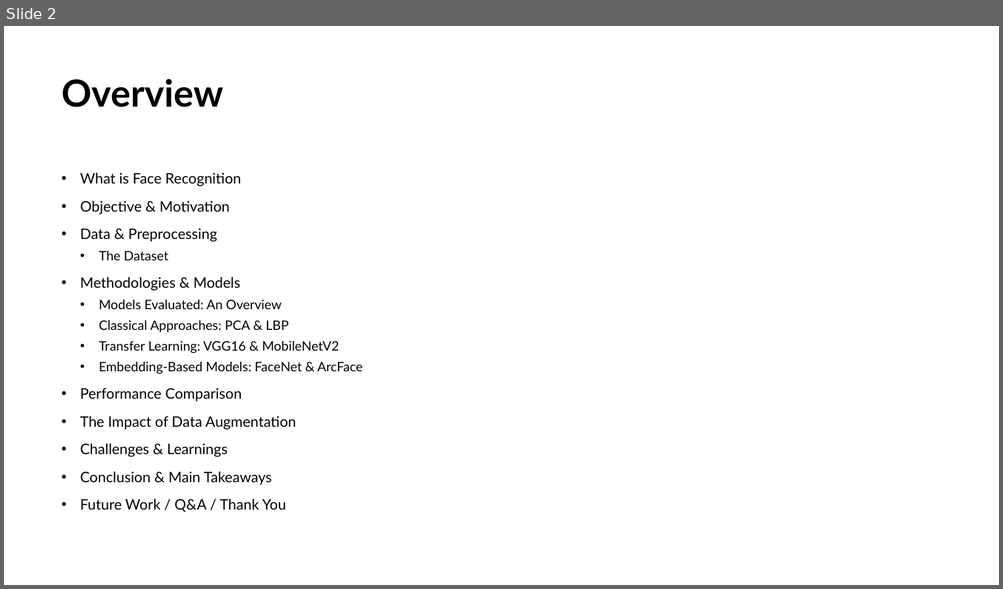
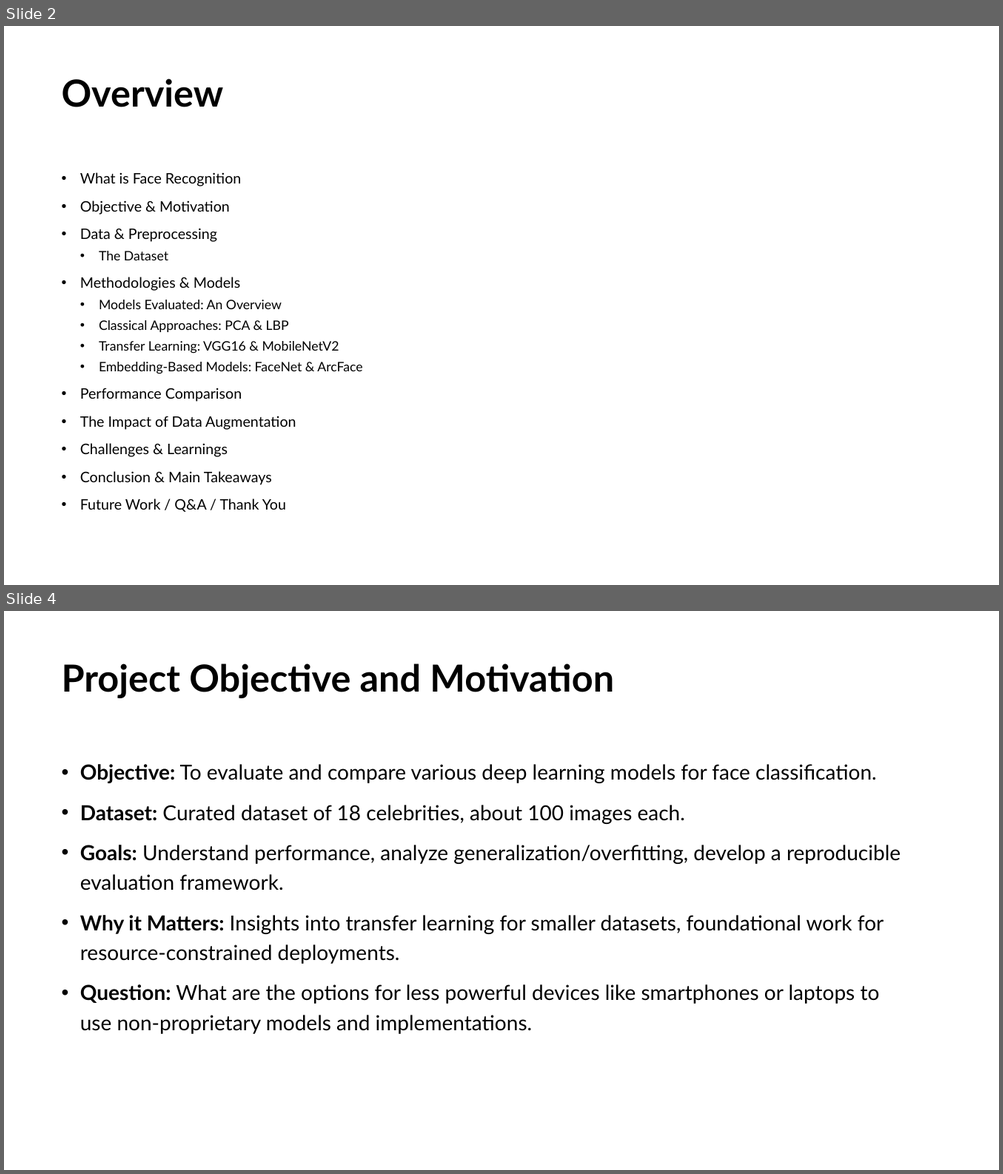
Before and after one commit to JackGraymer/Face-Recognition, a slide deck: Face Reconition Presentation_v2.pptx. Shown one above the other, each under a label of ours: slide 2 before the commit, slides 2 and 4 after it; the slides between them are not shown. The pictures are 1003x589 and 1003x1174 pixels, drawn with LibreOffice and Linux fonts; fonts in the diff are those of the drawing. Boxes give left, top, right and bottom in pixels: in the first picture for what was removed or moved away, otherwise in the second. Text is boxed around its words. In the diff, an @@ line names an element or a change of style, - is before the commit and + after.

```diff
--- a/Face Reconition Presentation_v2.pptx
+++ b/Face Reconition Presentation_v2.pptx
@@ slide 4 added at <box>4,611,999,1170</box>, background #FFFFFF @@
@@ title added at <box>62,664,614,698</box>, 36 pt, text #000000, bold @@
+Project Objective and Motivation
@@ text added at <box>80,764,900,1034</box>, 20 pt, text #000000 @@
+• Objective: To evaluate and compare various deep learning models for face classification.
+• Dataset: Curated dataset of 18 celebrities, about 100 images each.
+• Goals: Understand performance, analyze generalization/overfitting, develop a reproducible evaluation framework.
+• Why it Matters: Insights into transfer learning for smaller datasets, foundational work for resource-constrained deployments.
+• Question: What are the options for less powerful devices like smartphones or laptops to use non-proprietary models and implementations.
```
Also in this commit, not shown: 11 other slides added, 1 other file.
